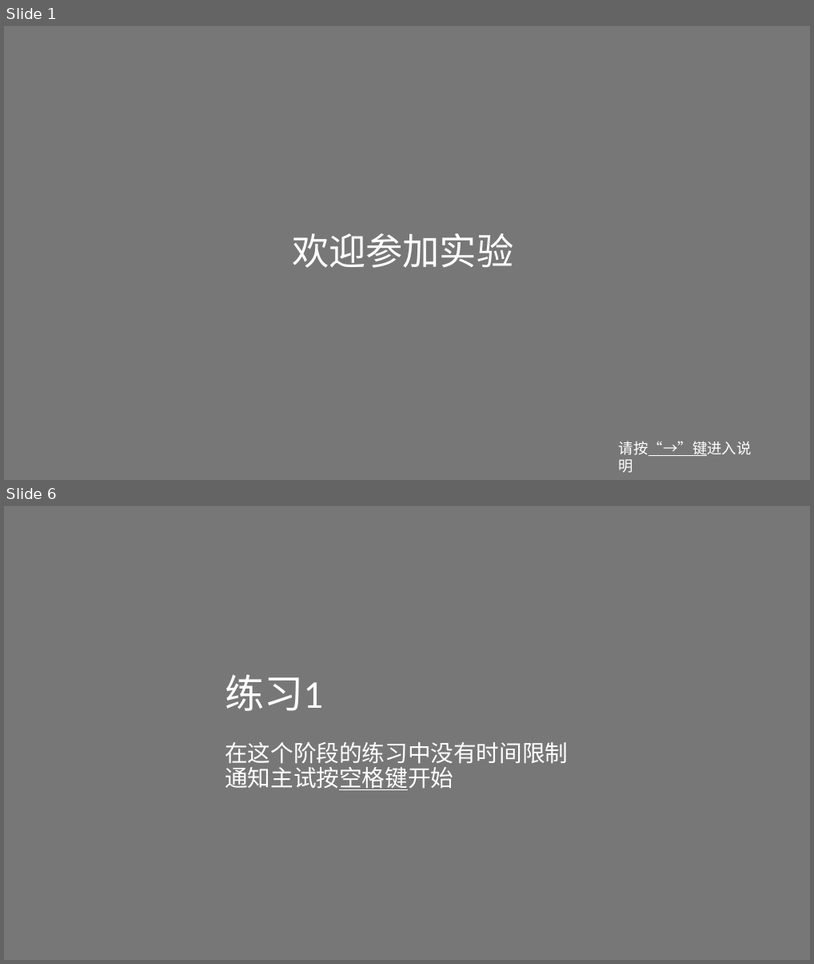
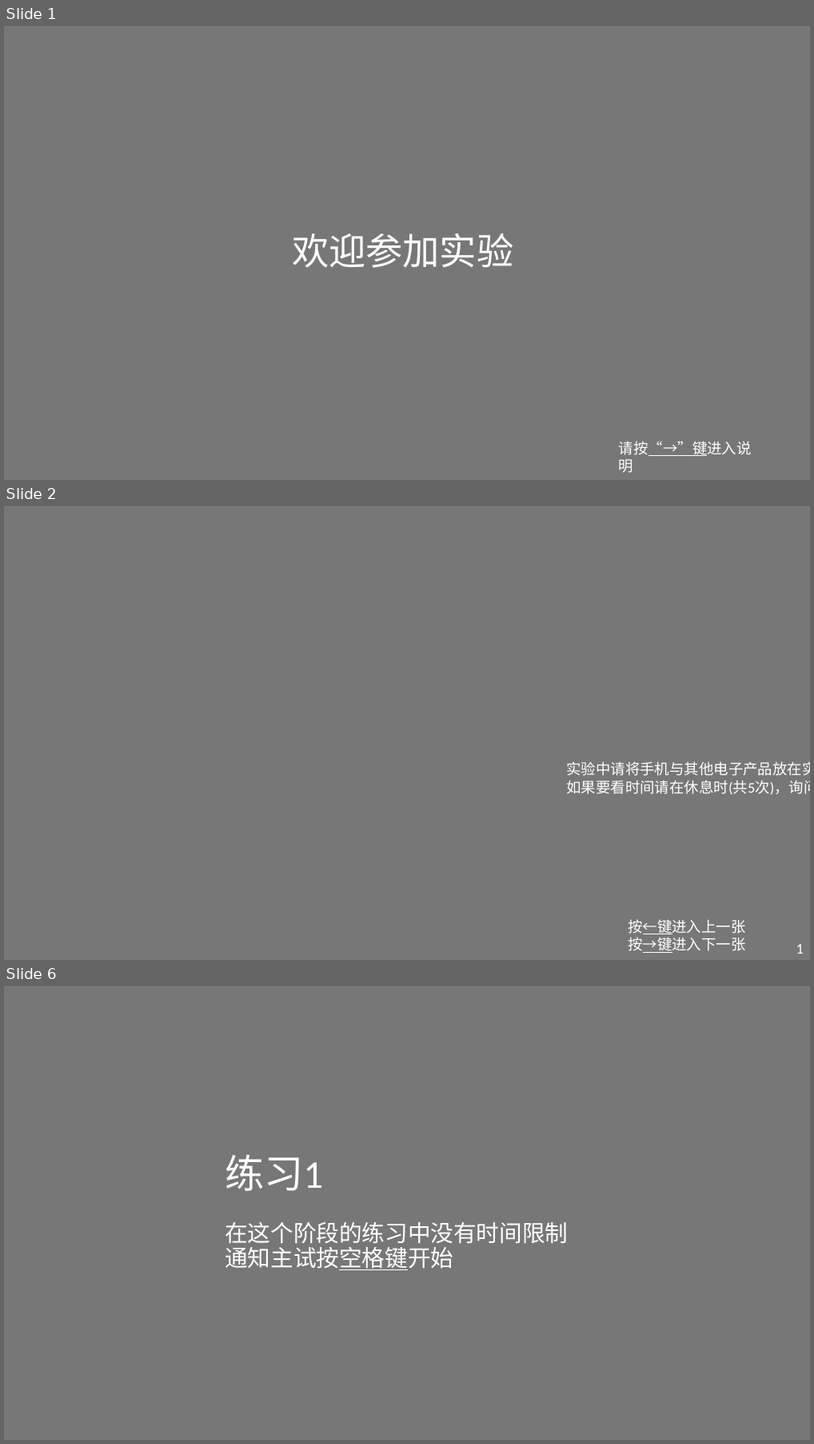
Before and after one commit to NieSz/poor-neuroeco-exp, a slide deck: exp/instruction/instruction_gr.pptx. Shown one above the other, each under a label of ours: slides 1 and 6 before the commit, slides 1, 2 and 6 after it; the slides between them are not shown. The pictures are 814x964 and 814x1444 pixels, drawn with LibreOffice and Linux fonts; fonts in the diff are those of the drawing. Boxes give left, top, right and bottom in pixels: in the first picture for what was removed or moved away, otherwise in the second. Text is boxed around its words. In the diff, an @@ line names an element or a change of style, - is before the commit and + after.

```diff
--- a/exp/instruction/instruction_gr.pptx
+++ b/exp/instruction/instruction_gr.pptx
@@ slide 2 added at <box>4,506,810,960</box>, background #777777 @@
@@ text added at <box>566,761,810,795</box>, 18 pt, text #FFFFFF @@
+实验中请将手机与其他电子产品放在实验间外，
+如果要看时间请在休息时(共5次)，询问主试。
@@ text added at <box>628,919,746,952</box>, 18 pt, text #FFFFFF @@
+按←键进入上一张
+按→键进入下一张
@@ text added at <box>797,944,804,953</box>, 18 pt, text #FFFFFF @@
+1
```
Also in this commit, not shown: 3 slides changed, 1 slide removed, 9 other files.
